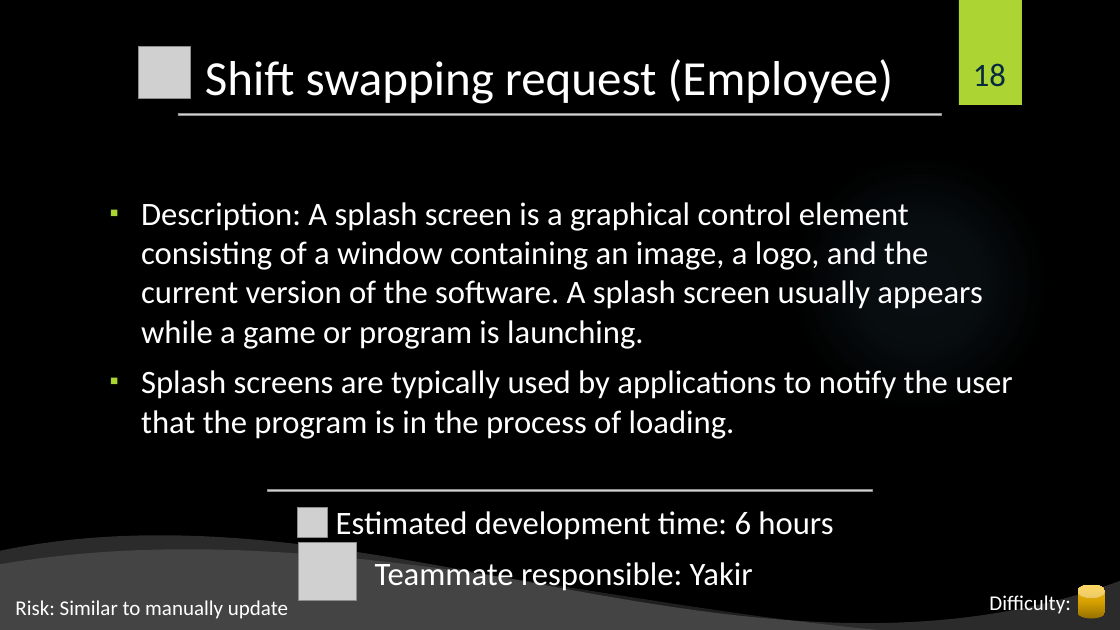
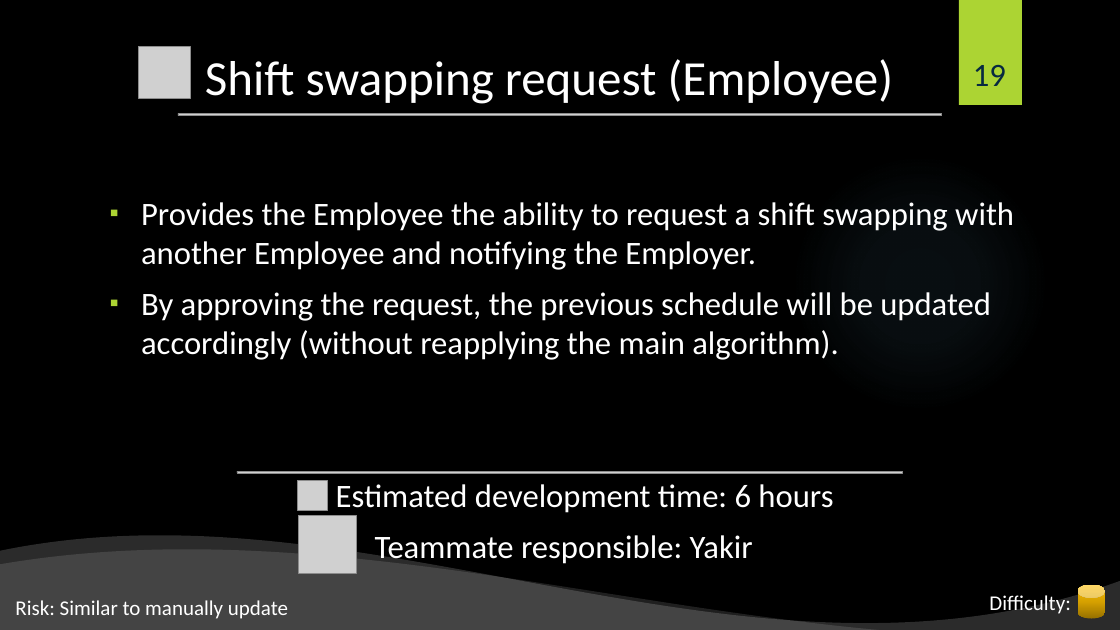
Before and after one commit to shiftlyapp/Shiftly, a slide deck: slide 19 of Backlog.pptx (slide 18 before the commit). Drawn at 1120x630 pixels with LibreOffice and Linux fonts; fonts in the diff are those of the drawing; grey boxes stand for pictures; background and template pictures are left out. Boxes give left, top, right and bottom in pixels: in the first picture for what was removed or moved away, otherwise in the second. Text is boxed around its words. In the diff, an @@ line names an element or a change of style, - is before the commit and + after.

```diff
--- a/Backlog.pptx
+++ b/Backlog.pptx
@@ page number at (x1=973, y1=65, x2=1006, y2=86): text changed @@
-18
+19
@@ text at (x1=141, y1=202, x2=1014, y2=360): text changed @@
-▪ Description: A splash screen is a graphical control element consisting of a window containing an image, a logo, and the current version of the software. A splash screen usually appears while a game or program is launching.
-▪ Splash screens are typically used by applications to notify the user that the program is in the process of loading.
+▪ Provides the Employee the ability to request a shift swapping with another Employee and notifying the Employer.
+▪ By approving the request, the previous schedule will be updated accordingly (without reapplying the main algorithm).
@@ picture resized from (x1=267, y1=490, x2=872, y2=492) to (x1=237, y1=471, x2=903, y2=473) @@
@@ picture moved from (x1=297, y1=507, x2=328, y2=538) to (x1=297, y1=481, x2=328, y2=511) @@
@@ picture moved from (x1=298, y1=543, x2=356, y2=601) to (x1=298, y1=516, x2=356, y2=574) @@
```
Also in this commit, not shown: 11 other slides changed, 1 slide added.
